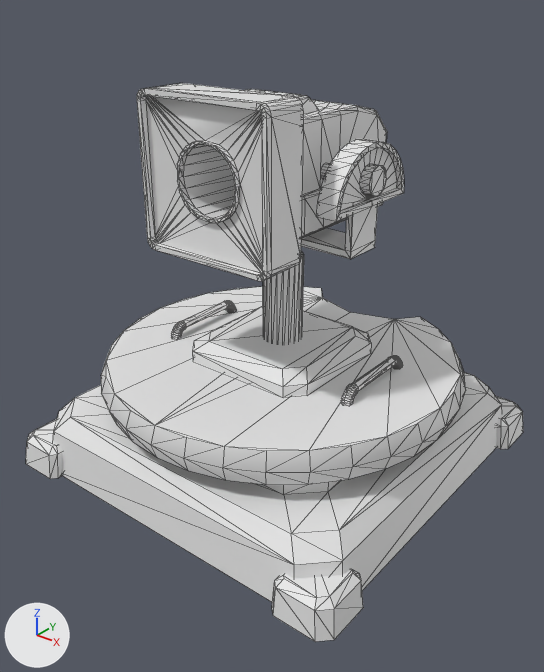
The FBX model Atlas Ligma/Assets/Models/Attached Models/Rocket/AA Lv1 Full.FBX as it was, and as the next commit left it.
The view is the same before and after, from a camera (50 mm lens) standing at (1.97, -2.54, 2.16) and looking at (0.05, -0.14, 0.68). The axes (+X, +Y, +Z) are drawn at lower left. The lights are the same throughout. Mesh edges are drawn as thin lines. Materials are left out; every surface is plain grey. Where no turn or scale is listed for an object, it has been applied to the vertices. Vertices at the same position are counted once.
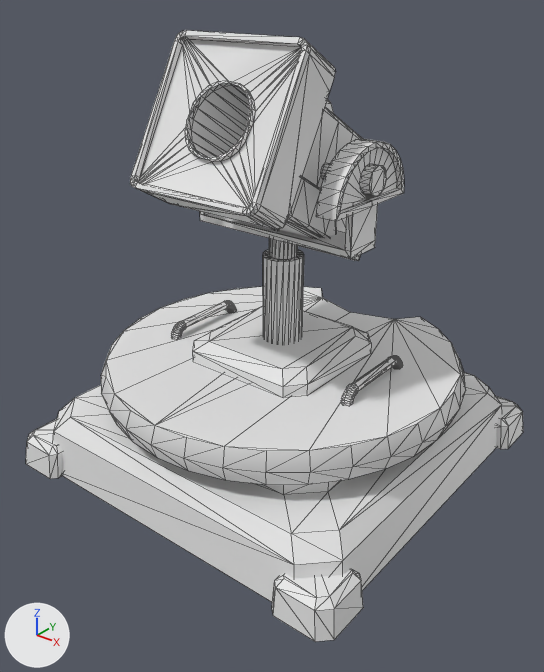
The change, as a diff of the scene's bpy script:
```diff
--- a/Atlas Ligma/Assets/Models/Attached Models/Rocket/AA Lv1 Full.FBX.py
+++ b/Atlas Ligma/Assets/Models/Attached Models/Rocket/AA Lv1 Full.FBX.py
@@ me_mesh @@
 me_mesh.from_pydata(...)  # 1380 vertices, 2412 faces; spans x -0.92..0.92, y -0.92..0.92, z 0.0..1.76
 # used by ob_object002; location = (0.0, 0.0, 0.0)
+# me_mesh part 1: the loose piece of 411 vertices spanning x -0.32..0.32, y -0.51..0.49, z 1.11..1.76 is turned -30 degrees about the x axis through its middle, then moved by (0.0, 0.01, -0.01)
```

Boxes (x1, y1, x2, y2) around the edits, measured in the pictures (544 x 672 px; the box of a moved part takes in the faces that stretch with it):
'Object002', reshaped (9% taller): before (26, 83, 523, 642); after (26, 30, 523, 642)
part 1 of me_mesh, moved or reshaped: before (137, 83, 387, 281); after (130, 30, 363, 261)
